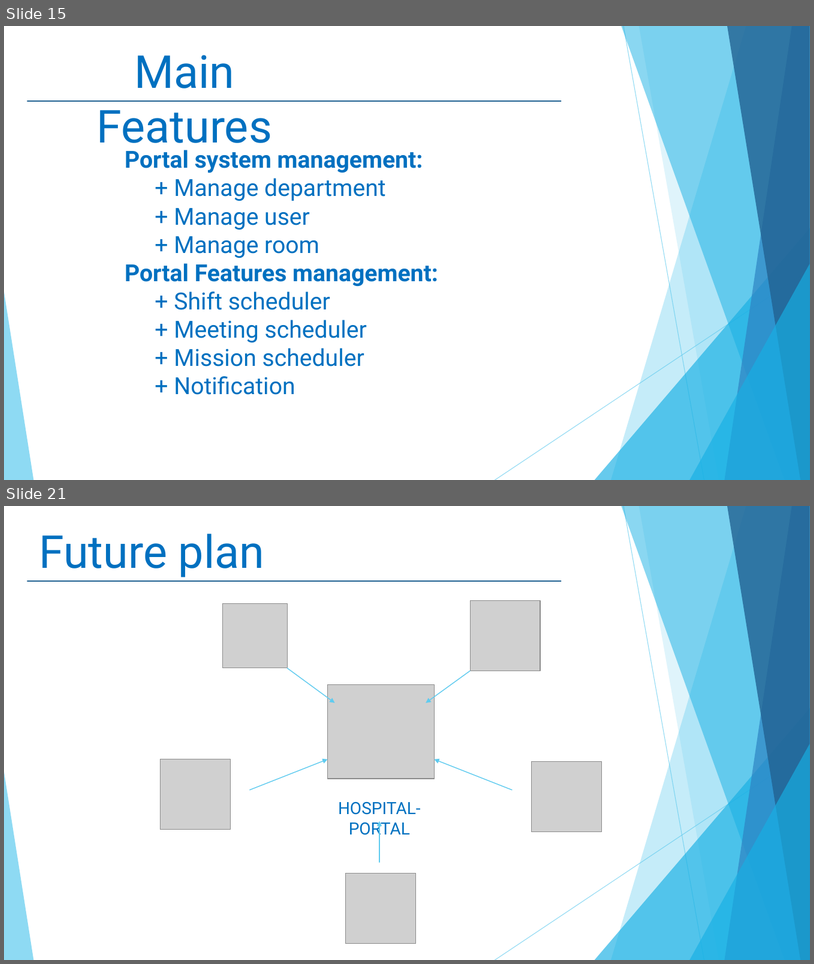
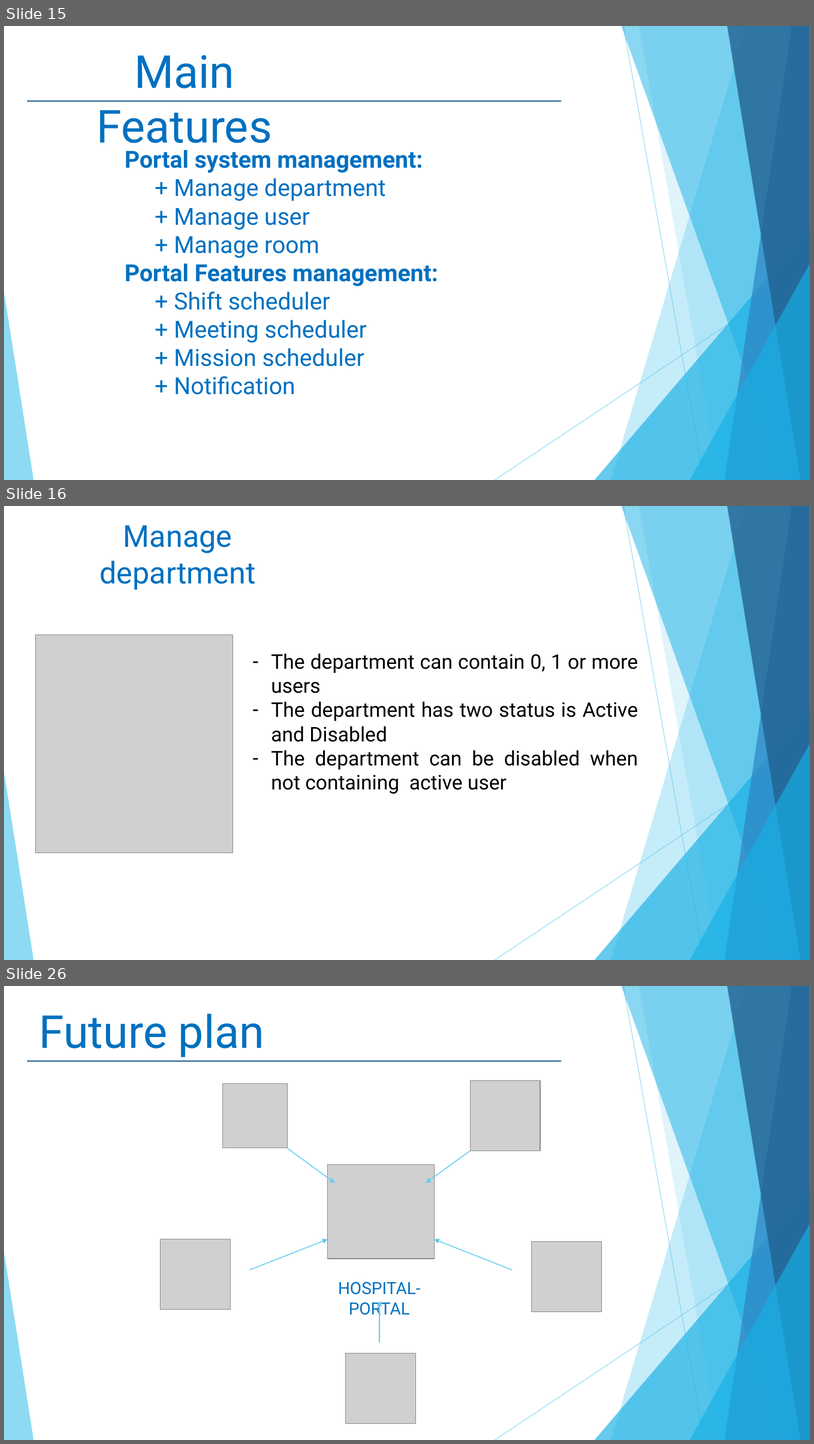
Before and after one commit to linhmimoza/Hospital_PortalExtra, a slide deck: Hospital.pptx. Shown one above the other, each under a label of ours: slides 15 and 21 before the commit, slides 15, 16 and 26 after it; the slides between them are not shown. The pictures are 814x964 and 814x1444 pixels, drawn with LibreOffice and Linux fonts; fonts in the diff are those of the drawing; grey boxes stand for pictures. Boxes give left, top, right and bottom in pixels: in the first picture for what was removed or moved away, otherwise in the second. Text is boxed around its words. In the diff, an @@ line names an element or a change of style, - is before the commit and + after.

```diff
--- a/Hospital.pptx
+++ b/Hospital.pptx
@@ slide 16 added at (4, 506, 810, 960), background #FFFFFF; not listed: 10 template elements that a slide beside it also shows @@
@@ text added at (99, 525, 256, 590), 36 pt, text #0070C0 @@
+Manage department
@@ picture added at (35, 635, 233, 853) @@
@@ text added at (271, 653, 639, 793), 24 pt, text #000000 @@
+– The department can contain 0, 1 or more users
+– The department has two status is Active and Disabled
+– The department can be disabled when not containing active user
@@ what was slide 21 is now slide 26 @@
```
Also in this commit, not shown: 4 slides changed, 5 other slides added, 1 slide removed, 8 other files.
